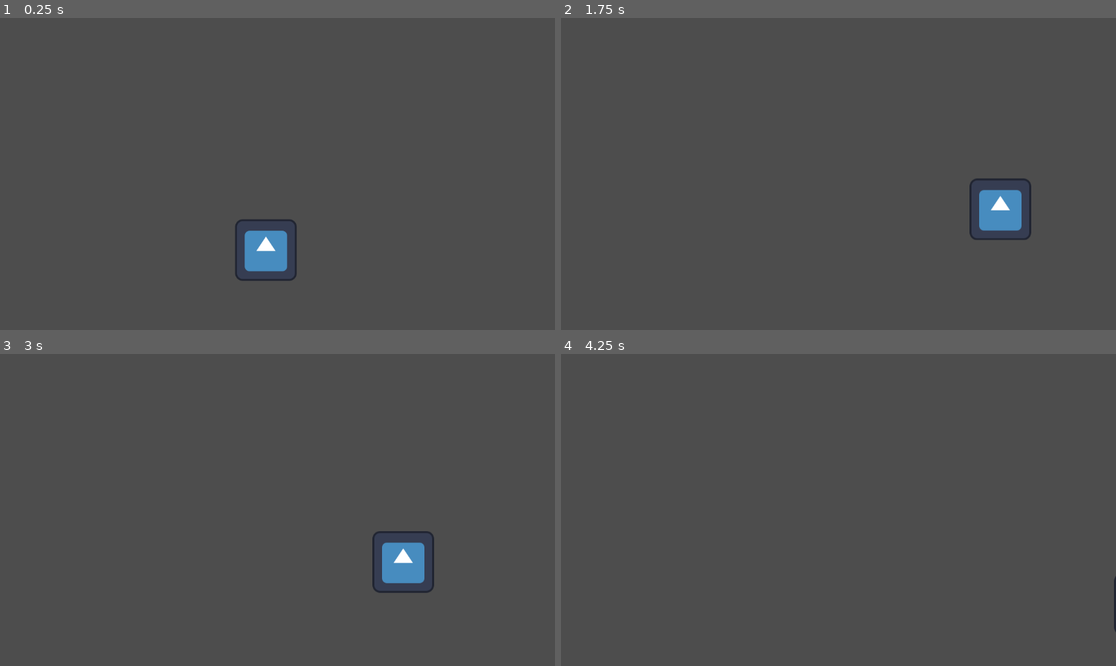
Above: before the commit, frames 1-4 (two rows, left to right).
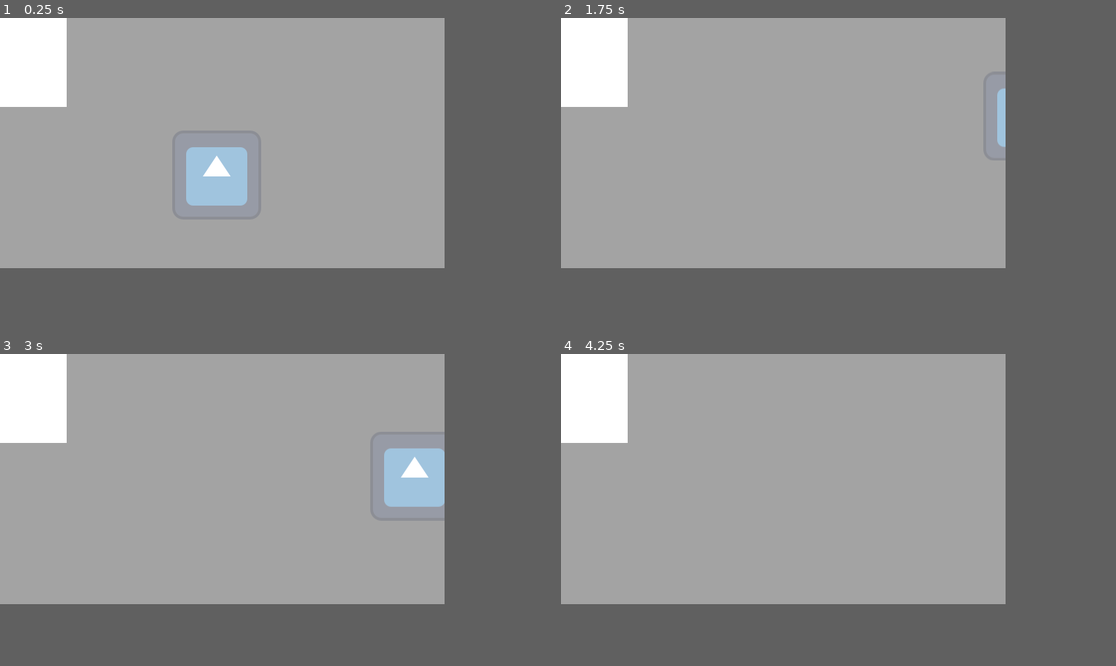
Above: after the commit, the same moments.

Repository: Parker-Vetter/SubwayUnderSea
Game: Godot game, scene res://Scenes/Sanity System/Dummy Main.tscn
Two runs of this game, one before a commit and one after it. Both use one fixed random seed, a clock stepped at 60 frames per second and the inputs below. Before the commit the project starts from res://main.tscn. The engine's default icon, where the game draws it, is replaced by a stand-in: a white triangle on a blue panel in a dark square.
Inputs (mouse positions are in pixels of both pictures, inside the frame that each line leads up to):
- Up to frame 1 (0.25 s): no input
- Up to frame 2 (1.75 s): tap Enter (ui_accept) at 0.5, 0.77, 0.8, 1.07, 1.35, 1.52 s; move the mouse to (960, 158) at 0.52 s; press the mouse at (960, 158) at 0.53 s; hold Right (ui_right) from 0.53 s (still down); move the mouse to (727, 189) at 1.27 s; release the mouse at (727, 189) at 1.28 s; click (727, 189) at 1.55 s
- Up to frame 3 (3 s): tap Enter (ui_accept) at 1.82, 2.3 s; move the mouse to (333, 441) at 2.02 s; release Right (ui_right) at 2.03 s; press the mouse at (333, 441) at 2.03 s; hold Left (ui_left) 2.03-2.78 s; move the mouse to (249, 572) at 2.77 s; release the mouse at (249, 572) at 2.78 s; hold Right (ui_right) from 2.78 s (still down); click (249, 572) at 2.85 s
- Up to frame 4 (4.25 s): keep holding Right (ui_right); tap Enter (ui_accept) at 3.02, 3.32, 3.6, 3.77, 4.07 s; move the mouse to (1005, 556) at 3.52 s
In our replay, the window is 799x449 before the commit and 640x360 after it. These sizes can differ from the game's own. Grey fills any space a smaller window leaves; there, only what the larger window draws over its background counts as a difference.

The runs differ from the first frame. In frame 1, 64% of the frame differs, in the area x 0-81%, y 0-85%; in frame 2, 65%, in the area x 0-85%, y 0-81%; in frame 3, 64%; in frame 4, 64%.

Commit message:
Working Buff/Debuff Areas, Experimental Cat Photo

Diff:
--- /dev/null
+++ b/subwaysea/Scenes/Sanity System/Cat Clip.tscn
@@ -0,0 +1,21 @@
+[gd_scene load_steps=3 format=3 uid="uid://b3v83p3ihv4i3"]
+
+[ext_resource type="Script" path="res://Scripts/Sanity System/cat_clip.gd" id="1_i7khw"]
+[ext_resource type="Texture2D" uid="uid://g1yjhr8wulci" path="res://icon.png" id="2_1tcbh"]
+
+[node name="ClipShape" type="Node2D"]
+script = ExtResource("1_i7khw")
+
+[node name="Polygon2D" type="Polygon2D" parent="."]
+texture = ExtResource("2_1tcbh")
+texture_offset = Vector2(96.54, 119.145)
+texture_scale = Vector2(2.105, 2.105)
+polygon = PackedVector2Array(-96, -120, 96, -120, 96, 112, -96, 112)
+
+[node name="Area2D" type="Area2D" parent="."]
+
+[node name="CollisionPolygon2D" type="CollisionPolygon2D" parent="Area2D"]
+polygon = PackedVector2Array(-96, -120, 96, -120, 96, 112, -96, 112)
+
+[connection signal="mouse_entered" from="Area2D" to="." method="_on_area_2d_mouse_entered"]
+[connection signal="mouse_exited" from="Area2D" to="." method="_on_area_2d_mouse_exited"]
--- /dev/null
+++ b/subwaysea/Scenes/Sanity System/Cat Main.tscn
@@ -0,0 +1,28 @@
+[gd_scene load_steps=3 format=3 uid="uid://p5s5fa41stxs"]
+
+[ext_resource type="Script" path="res://Scripts/Sanity System/cat_main.gd" id="1_rax14"]
+[ext_resource type="Script" path="res://Scripts/Sanity System/cat_clip.gd" id="2_0ixkr"]
+
+[node name="CatMain" type="Node2D"]
+script = ExtResource("1_rax14")
+
+[node name="BackgroundShape" type="Polygon2D" parent="."]
+color = Color(1, 1, 1, 0.482353)
+polygon = PackedVector2Array(1152, 0, 0, 0, 0, 648, 1152, 648)
+
+[node name="ClipShape" type="Node2D" parent="."]
+script = ExtResource("2_0ixkr")
+
+[node name="Polygon2D" type="Polygon2D" parent="ClipShape"]
+position = Vector2(-96, -128)
+polygon = PackedVector2Array(0, 0, 192, 0, 192, 256, 0, 256)
+
+[node name="Area2D" type="Area2D" parent="ClipShape"]
+
+[node name="CollisionPolygon2D" type="CollisionPolygon2D" parent="ClipShape/Area2D"]
+position = Vector2(-472, -232)
+scale = Vector2(7.89583, 6.5625)
+polygon = PackedVector2Array(47.6201, 15.8476, 47.6201, 54.8571, 71.9367, 54.8571, 71.9367, 15.8476)
+
+[connection signal="mouse_entered" from="ClipShape/Area2D" to="ClipShape" method="_on_area_2d_mouse_entered"]
+[connection signal="mouse_exited" from="ClipShape/Area2D" to="ClipShape" method="_on_area_2d_mouse_exited"]
--- /dev/null
+++ b/subwaysea/Scenes/Sanity System/Dummy Main.tscn
@@ -0,0 +1,33 @@
+[gd_scene load_steps=6 format=3 uid="uid://cptr8vp0fx6kp"]
+
+[ext_resource type="PackedScene" path="res://Dummy Player.tscn" id="1_51y8f"]
+[ext_resource type="PackedScene" uid="uid://wxpfl7v6d1n1" path="res://Scenes/Sanity System/Sanity Debuff Area.tscn" id="2_fi6oj"]
+[ext_resource type="PackedScene" uid="uid://by44eem8ipj12" path="res://Scenes/Sanity System/Sanity Buff Area.tscn" id="3_d1a2g"]
+[ext_resource type="PackedScene" uid="uid://p5s5fa41stxs" path="res://Scenes/Sanity System/Cat Main.tscn" id="4_p1d42"]
+
+[sub_resource type="RectangleShape2D" id="RectangleShape2D_6mlgw"]
+size = Vector2(1152, 96)
+
+[node name="Main" type="Node2D"]
+
+[node name="StaticBody2D" type="StaticBody2D" parent="."]
+
+[node name="CollisionShape2D" type="CollisionShape2D" parent="StaticBody2D"]
+position = Vector2(456, 336)
+shape = SubResource("RectangleShape2D_6mlgw")
+
+[node name="DummyPlayer" parent="." instance=ExtResource("1_51y8f")]
+position = Vector2(312, 208)
+
+[node name="Sanity Debuff Area" parent="." instance=ExtResource("2_fi6oj")]
+position = Vector2(648, 296)
+
+[node name="CollisionPolygon2D" parent="Sanity Debuff Area" index="0"]
+position = Vector2(-160, -80)
+
+[node name="SanityBuffArea" parent="." instance=ExtResource("3_d1a2g")]
+position = Vector2(88, 224)
+
+[node name="CatMain" parent="." instance=ExtResource("4_p1d42")]
+
+[editable path="Sanity Debuff Area"]
--- a/subwaysea/Sanity Effect Area/Sanity Buff Area.tscn
+++ b/subwaysea/Scenes/Sanity System/Sanity Buff Area.tscn
@@ -1,6 +1,6 @@
 [gd_scene load_steps=3 format=3 uid="uid://by44eem8ipj12"]
 
-[ext_resource type="Script" path="res://Sanity Effect Area/sanity_buff_area.gd" id="1_5t8d0"]
+[ext_resource type="Script" path="res://Scripts/Sanity System/sanity_buff_area.gd" id="1_5t8d0"]
 
 [sub_resource type="CanvasItemMaterial" id="CanvasItemMaterial_75hbh"]
 blend_mode = 1
--- a/subwaysea/Sanity Effect Area/Sanity Debuff Area.tscn
+++ b/subwaysea/Scenes/Sanity System/Sanity Debuff Area.tscn
@@ -1,6 +1,6 @@
 [gd_scene load_steps=3 format=3 uid="uid://wxpfl7v6d1n1"]
 
-[ext_resource type="Script" path="res://Sanity Effect Area/sanity_debuff_area.gd" id="1_7pai6"]
+[ext_resource type="Script" path="res://Scripts/Sanity System/sanity_debuff_area.gd" id="1_7pai6"]
 
 [sub_resource type="CanvasItemMaterial" id="CanvasItemMaterial_h2psw"]
 blend_mode = 2
--- /dev/null
+++ b/subwaysea/Scripts/Sanity System/cat_clip.gd
@@ -0,0 +1,30 @@
+extends Node2D
+@onready var dummy_player: CharacterBody2D = $DummyPlayer
+
+
+var cat_has_mouse = false
+var dragging = false
+
+
+func _ready() -> void:
+	pass
+
+
+func _process(delta: float) -> void:
+	if Input.is_action_pressed("left_mouse_button") and (cat_has_mouse or dragging):
+		global_position = lerp(global_position, get_global_mouse_position(), 12 * delta)
+	if Input.is_action_just_released("left_mouse_button"):
+		dragging = false
+
+	#if (cat_has_mouse or dragging) and Input.is_action_pressed("left_mouse_button"):
+		#dummy_player.change_sanity(0.2)
+
+
+func _on_area_2d_mouse_entered() -> void:
+	cat_has_mouse = true
+
+
+func _on_area_2d_mouse_exited() -> void:
+	cat_has_mouse = false
+	if Input.is_action_pressed("left_mouse_button"):
+		dragging = true
--- /dev/null
+++ b/subwaysea/Scripts/Sanity System/cat_main.gd
@@ -0,0 +1,36 @@
+extends Node2D
+@onready var background_shape: Polygon2D = $BackgroundShape
+@onready var clip_shape: Polygon2D = $ClipShape/Polygon2D
+@onready var intersection_polygon: Polygon2D
+
+func _ready() -> void:
+	pass
+
+
+func _process(delta: float) -> void:
+	find_intersect()
+
+
+
+func find_intersect():
+	var new_background_shape = []
+	var new_clip_shape = []
+
+
+	for i in background_shape.polygon:
+		new_background_shape += [to_local(i)]
+	for i in clip_shape.polygon:
+		i += clip_shape.global_position
+		new_clip_shape += [to_local(i)]
+
+	print(new_background_shape, "NEW CLIP SHAPE HERE --->", new_clip_shape)
+	var intersect_array = Geometry2D.intersect_polygons(new_background_shape, new_clip_shape)
+
+	print(intersect_array)
+	#for overlapping_polygon in intersect_array:
+		#var intersection_polyogn = Polygon2D.new()
+		#self.add_child(intersection_polygon)
+		#intersection_polygon.set_polygon(overlapping_polygon)
+		#intersection_polygon.set_color("green")
+		#print("Overlap area: ", intersection_polygon.polygon)
+	#self.remove_child(intersection_polygon)
--- /dev/null
+++ b/subwaysea/Scripts/Sanity System/dummy_player.gd
@@ -0,0 +1,30 @@
+extends CharacterBody2D
+
+const SPEED = 300.0
+const JUMP_VELOCITY = -400.0
+var sanity = 0
+
+func _physics_process(delta: float) -> void:
+	# slowly decrease sanity
+	sanity -= 0.01
+	sanity = max(sanity, -50)
+	print("Sanity: ", sanity)
+
+	if not is_on_floor():
+		velocity += get_gravity() * delta
+
+	if Input.is_action_just_pressed("ui_accept") and is_on_floor():
+		velocity.y = JUMP_VELOCITY
+
+	var direction := Input.get_axis("ui_left", "ui_right")
+	if direction:
+		velocity.x = direction * SPEED
+	else:
+		velocity.x = move_toward(velocity.x, 0, SPEED)
+
+	move_and_slide()
+
+func change_sanity(_sanity_value):
+	# sanity will change faster/slower depending on how many debuff/buff areas it is in
+	sanity += _sanity_value
+	sanity = clamp(sanity, -50, 20.01)
--- a/subwaysea/main.tscn
+++ /dev/null
@@ -1,28 +0,0 @@
-[gd_scene load_steps=5 format=3 uid="uid://dh72sjplxoyhd"]
-
-[ext_resource type="PackedScene" uid="uid://bpee3jakvf5ux" path="res://Dummy Player.tscn" id="1_15rga"]
-[ext_resource type="PackedScene" uid="uid://wxpfl7v6d1n1" path="res://Sanity Effect Area/Sanity Debuff Area.tscn" id="2_3ep8v"]
-[ext_resource type="PackedScene" uid="uid://by44eem8ipj12" path="res://Sanity Effect Area/Sanity Buff Area.tscn" id="3_2qfqh"]
-
-[sub_resource type="RectangleShape2D" id="RectangleShape2D_6mlgw"]
-size = Vector2(1152, 96)
-
-[node name="Main" type="Node2D"]
-
-[node name="StaticBody2D" type="StaticBody2D" parent="."]
-
-[node name="CollisionShape2D" type="CollisionShape2D" parent="StaticBody2D"]
-position = Vector2(576, 592)
-shape = SubResource("RectangleShape2D_6mlgw")
-
-[node name="DummyPlayer" parent="." instance=ExtResource("1_15rga")]
-position = Vector2(552, 480)
-
-[node name="Sanity Debuff Area" parent="." instance=ExtResource("2_3ep8v")]
-position = Vector2(824, 480)
-metadata/_edit_group_ = true
-
-[node name="SanityBuffArea" parent="." instance=ExtResource("3_2qfqh")]
-position = Vector2(240, 480)
-
-[editable path="Sanity Debuff Area"]
--- a/subwaysea/project.godot
+++ b/subwaysea/project.godot
@@ -11,16 +11,81 @@
 [application]
 
 config/name="SubwaySea"
-run/main_scene="res://main.tscn"
+run/main_scene="res://Scenes/Sanity System/Dummy Main.tscn"
 config/features=PackedStringArray("4.3", "Forward Plus")
 config/icon="res://icon.png"
+
+[autoload]
+
+Director="*res://director.gd"
+Camera="*res://tools/camera.gd"
+
+[display]
+
+window/size/viewport_width=640
+window/size/viewport_height=360
+window/stretch/mode="viewport"
 
 [dotnet]
 
 project/assembly_name="SubwaySea"
 
+[global_group]
+
+player=""
+
+[input]
+
+left_mouse_button={
+"deadzone": 0.5,
+"events": [Object(InputEventMouseButton,"resource_local_to_scene":false,"resource_name":"","device":-1,"window_id":0,"alt_pressed":false,"shift_pressed":false,"ctrl_pressed":false,"meta_pressed":false,"button_mask":1,"position":Vector2(215, 5),"global_position":Vector2(224, 51),"factor":1.0,"button_index":1,"canceled":false,"pressed":true,"double_click":false,"script":null)
+]
+}
+right_mouse_button={
+"deadzone": 0.5,
+"events": [Object(InputEventMouseButton,"resource_local_to_scene":false,"resource_name":"","device":-1,"window_id":0,"alt_pressed":false,"shift_pressed":false,"ctrl_pressed":false,"meta_pressed":false,"button_mask":2,"position":Vector2(217, 19),"global_position":Vector2(226, 65),"factor":1.0,"button_index":2,"canceled":false,"pressed":true,"double_click":false,"script":null)
+]
+}
+up={
+"deadzone": 0.5,
+"events": [Object(InputEventKey,"resource_local_to_scene":false,"resource_name":"","device":-1,"window_id":0,"alt_pressed":false,"shift_pressed":false,"ctrl_pressed":false,"meta_pressed":false,"pressed":false,"keycode":0,"physical_keycode":87,"key_label":0,"unicode":119,"location":0,"echo":false,"script":null)
+]
+}
+right={
+"deadzone": 0.5,
+"events": [Object(InputEventKey,"resource_local_to_scene":false,"resource_name":"","device":-1,"window_id":0,"alt_pressed":false,"shift_pressed":false,"ctrl_pressed":false,"meta_pressed":false,"pressed":false,"keycode":0,"physical_keycode":68,"key_label":0,"unicode":100,"location":0,"echo":false,"script":null)
+]
+}
+down={
+"deadzone": 0.5,
+"events": [Object(InputEventKey,"resource_local_to_scene":false,"resource_name":"","device":-1,"window_id":0,"alt_pressed":false,"shift_pressed":false,"ctrl_pressed":false,"meta_pressed":false,"pressed":false,"keycode":0,"physical_keycode":83,"key_label":0,"unicode":115,"location":0,"echo":false,"script":null)
+]
+}
+left={
+"deadzone": 0.5,
+"events": [Object(InputEventKey,"resource_local_to_scene":false,"resource_name":"","device":-1,"window_id":0,"alt_pressed":false,"shift_pressed":false,"ctrl_pressed":false,"meta_pressed":false,"pressed":false,"keycode":0,"physical_keycode":65,"key_label":0,"unicode":97,"location":0,"echo":false,"script":null)
+]
+}
+fullscreen={
+"deadzone": 0.5,
+"events": [Object(InputEventKey,"resource_local_to_scene":false,"resource_name":"","device":-1,"window_id":0,"alt_pressed":false,"shift_pressed":false,"ctrl_pressed":false,"meta_pressed":false,"pressed":false,"keycode":0,"physical_keycode":70,"key_label":0,"unicode":102,"location":0,"echo":false,"script":null)
+]
+}
+restart={
+"deadzone": 0.5,
+"events": [Object(InputEventKey,"resource_local_to_scene":false,"resource_name":"","device":-1,"window_id":0,"alt_pressed":false,"shift_pressed":false,"ctrl_pressed":false,"meta_pressed":false,"pressed":false,"keycode":0,"physical_keycode":82,"key_label":0,"unicode":114,"location":0,"echo":false,"script":null)
+]
+}
+exit={
+"deadzone": 0.5,
+"events": [Object(InputEventKey,"resource_local_to_scene":false,"resource_name":"","device":-1,"window_id":0,"alt_pressed":false,"shift_pressed":false,"ctrl_pressed":false,"meta_pressed":false,"pressed":false,"keycode":0,"physical_keycode":4194305,"key_label":0,"unicode":0,"location":0,"echo":false,"script":null)
+]
+}
+
 [layer_names]
 
+2d_render/layer_1="vision layer"
+2d_render/layer_2="light layer"
 2d_physics/layer_1="Background"
 2d_physics/layer_2="Player"
 2d_physics/layer_3="Interactable"
Renamed: subwaysea/Sanity Effect Area/sanity_buff_area.gd -> subwaysea/Scripts/Sanity System/sanity_buff_area.gd
Renamed: subwaysea/Sanity Effect Area/sanity_debuff_area.gd -> subwaysea/Scripts/Sanity System/sanity_debuff_area.gd
